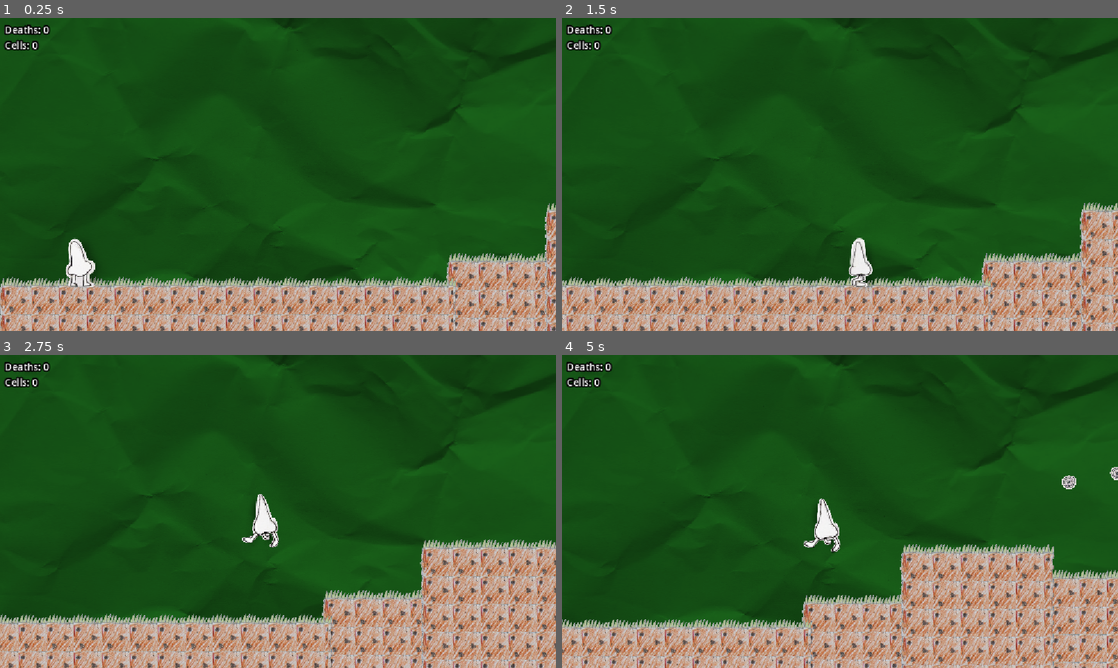
Above: before the commit, frames 1-4 (two rows, left to right).
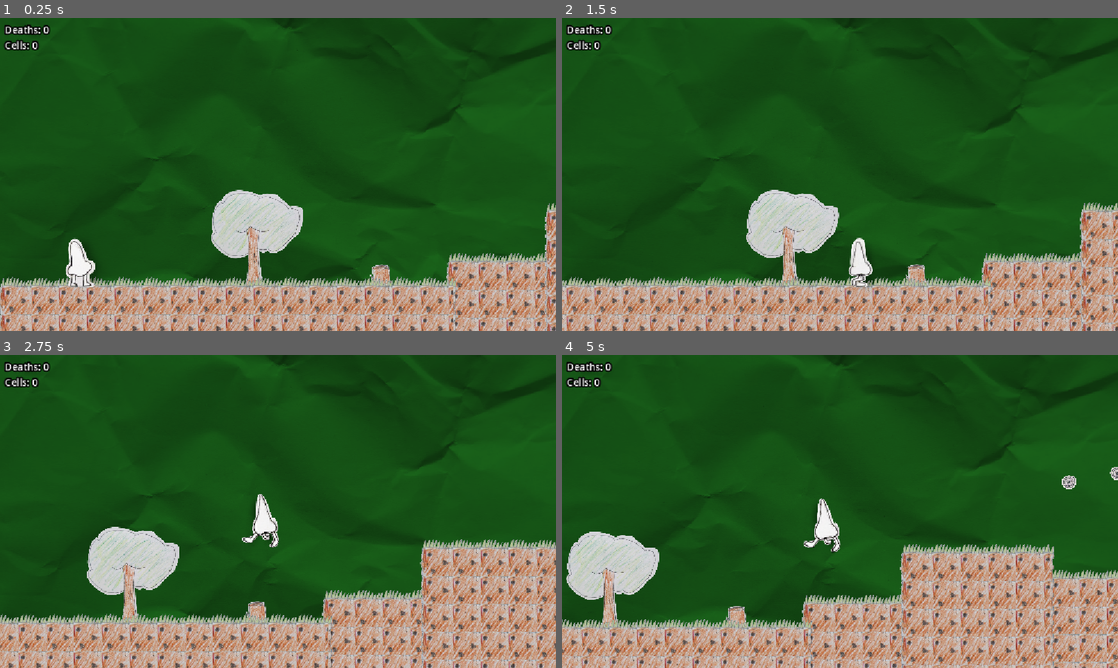
Above: after the commit, the same moments.

Repository: lmg-abe/runny-nose
Game: Godot game, scene res://area_1.tscn
Same seed, same stepped clock (60 frames per second), same inputs: the game is played once before the commit and once after it. The engine's default icon, where the game draws it, is replaced by a stand-in: a white triangle on a blue panel in a dark square.
Inputs:
- Up to frame 1 (0.25 s): no input
- Up to frame 2 (1.5 s): hold D (move_right) from 0.53 s (still down); tap 1 (sneeze) at 0.6 s; tap Space (jump) at 0.77 s; tap 3 (dash) at 1.35 s
- Up to frame 3 (2.75 s): tap Space (jump) at 1.52 s; tap 1 (sneeze) at 1.55, 2.3 s; release D (move_right) at 2.03 s; hold A (move_left) from 2.03 s (still down); tap 2 (pick_up) at 2.1 s
- Up to frame 4 (5 s): release A (move_left) at 2.78 s; hold D (move_right) 2.78-4.28 s; tap 1 (sneeze) at 2.85, 3.6, 4.55 s; tap Space (jump) at 3.02, 3.77, 4.52 s; hold A (move_left) from 4.28 s (still down); tap 3 (dash) at 4.35 s

The runs differ from the first frame. In frame 1, 3.2% of the frame differs, in the area x 38-71%, y 54-86%; in frame 2, 3.2%; in frame 3, 3.2%; in frame 4, 3.2%.

Commit message:
booger
when you sneeze, booger comes out

Diff:
--- a/area_1.tscn
+++ b/area_1.tscn
@@ -6,7 +6,9 @@
 [ext_resource type="Script" uid="uid://benmid644r70d" path="res://do paralax.gd" id="3_7qacl"]
 [ext_resource type="PackedScene" uid="uid://cb0enpjyg35ns" path="res://runny.tscn" id="3_nboye"]
 [ext_resource type="Script" uid="uid://cpqs4s4ixphnm" path="res://death_counter.gd" id="4_d5i42"]
+[ext_resource type="Texture2D" uid="uid://boxa6375d5fnq" path="res://bg_tree.png" id="4_lx7ru"]
 [ext_resource type="Script" uid="uid://bua7vcu78n8th" path="res://collectable_counter.gd" id="5_dfmo5"]
+[ext_resource type="Texture2D" uid="uid://brq1yymk30p2p" path="res://bg_stump.png" id="5_r2afo"]
 [ext_resource type="PackedScene" uid="uid://2tqto0h1b7if" path="res://floor.tscn" id="6_keoi2"]
 [ext_resource type="PackedScene" uid="uid://bxreok8v3rk8d" path="res://collectable.tscn" id="7_nboye"]
 [ext_resource type="PackedScene" uid="uid://dx3ma57wvrfwy" path="res://basic_enemy.tscn" id="8_d5i42"]
@@ -31,6 +33,14 @@
 region_enabled = true
 region_rect = Rect2(853, 0, 34140, 3840)
 script = ExtResource("3_7qacl")
+
+[node name="BgTree" type="Sprite2D" parent="." unique_id=268352074]
+position = Vector2(1182, -46)
+texture = ExtResource("4_lx7ru")
+
+[node name="BgStump" type="Sprite2D" parent="BgTree" unique_id=1362299212]
+position = Vector2(649, 184)
+texture = ExtResource("5_r2afo")
 
 [node name="DeathPlane" type="Area2D" parent="." unique_id=883156438]
 position = Vector2(122, 1749)
--- a/basic_enemy.gd
+++ b/basic_enemy.gd
@@ -16,3 +16,6 @@
 	get_node("Icon").flip_h = (facingDirection==1)
 	get_node("Icon").rotation = sin((deg_to_rad(animTimer*6)))/4
 	move_and_slide()
+
+func die():
+	queue_free()
--- /dev/null
+++ b/booger.tscn
@@ -0,0 +1,21 @@
+[gd_scene format=3 uid="uid://c35skrt5vxyq3"]
+
+[ext_resource type="Script" uid="uid://dbdr6rubc3jt4" path="res://projectile.gd" id="1_41cjm"]
+[ext_resource type="Texture2D" uid="uid://be3fohhlluxlq" path="res://booger.png" id="1_dovaw"]
+
+[sub_resource type="CircleShape2D" id="CircleShape2D_frgu1"]
+radius = 64.0
+
+[node name="Booger" type="Node2D" unique_id=1689774032]
+script = ExtResource("1_41cjm")
+speed = 3000
+
+[node name="Booger" type="Sprite2D" parent="." unique_id=80726587]
+position = Vector2(1.0000038, -5.000001)
+scale = Vector2(0.20892577, 0.20892577)
+texture = ExtResource("1_dovaw")
+
+[node name="Area2D" type="Area2D" parent="." unique_id=603538779]
+
+[node name="CollisionShape2D" type="CollisionShape2D" parent="Area2D" unique_id=208088183]
+shape = SubResource("CircleShape2D_frgu1")
--- a/player_movement.gd
+++ b/player_movement.gd
@@ -26,12 +26,15 @@
 var movementMultiplier : float = 1
 var idleAnimTimer : int = 0
 var wasAirborne : bool = false
+@export var booger : PackedScene
 
 func _ready() -> void:
 	Global.update_goops.connect(_on_update_goops)
 	Global.update_bubbles.connect(_on_update_bubbles)
 	if Global.deaths>0:
 		get_node("death").play()
+		Global.collectables=0
+		Global.update_collectables.emit()
 
 func _on_update_goops() :
 	canSneeze = true
@@ -129,6 +132,10 @@
 		velocity.y -= secondJumpSpeed
 		canSneeze = false
 		get_node("sneeze").play()
+		var createdBooger = booger.instantiate()
+		add_child(createdBooger)
+		createdBooger.position = Vector2(0,0)
+		createdBooger.reparent(get_parent())
 	if velocity.y < maxRise :
 		velocity.y = maxRise
 	velocity.y += gravity
--- /dev/null
+++ b/projectile.gd
@@ -0,0 +1,19 @@
+extends Node
+
+@export var speed : int = 500
+
+# Called when the node enters the scene tree for the first time.
+func _ready() -> void:
+	pass # Replace with function body.
+
+
+# Called every frame. 'delta' is the elapsed time since the previous frame.
+func _process(delta: float) -> void:
+	self.position.y += speed*delta
+	var stuffInArea = get_node("Area2D").get_overlapping_bodies()
+	for body in stuffInArea:
+		if body.name == "Runny":
+			continue
+		if body is CharacterBody2D:
+			body.die()
+		queue_free()
--- a/runny.tscn
+++ b/runny.tscn
@@ -2,6 +2,7 @@
 
 [ext_resource type="Texture2D" uid="uid://btpfyj30kpy0v" path="res://runnyNoseStand.png" id="1_ahjt7"]
 [ext_resource type="Script" uid="uid://bwdlr4xoffopo" path="res://player_movement.gd" id="1_m4je5"]
+[ext_resource type="PackedScene" uid="uid://c35skrt5vxyq3" path="res://booger.tscn" id="2_p138b"]
 [ext_resource type="Script" uid="uid://c26216nb67ra" path="res://hand_area.gd" id="3_jak1u"]
 [ext_resource type="AudioStream" uid="uid://ccl8j4rem7srp" path="res://jump.wav" id="4_n6g0t"]
 [ext_resource type="AudioStream" uid="uid://ioq5trck564i" path="res://landing.wav" id="5_47hsa"]
@@ -19,6 +20,7 @@
 
 [node name="Runny" type="CharacterBody2D" unique_id=1298635211]
 script = ExtResource("1_m4je5")
+booger = ExtResource("2_p138b")
 
 [node name="Visible" type="Node2D" parent="." unique_id=1238190543]
 position = Vector2(0, 128)
Binary file changed: booger.png
Not shown, added: projectile.gd.uid
